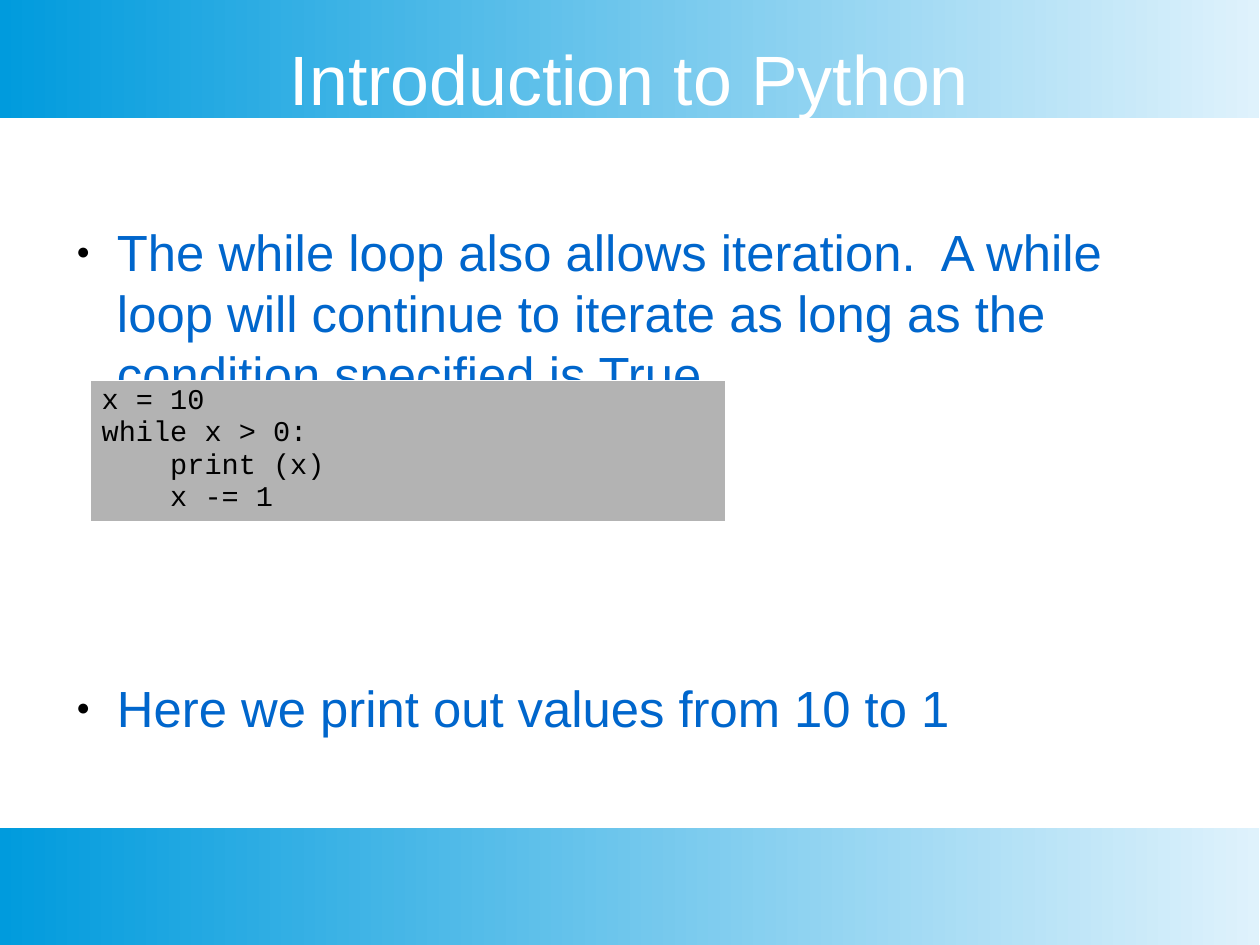
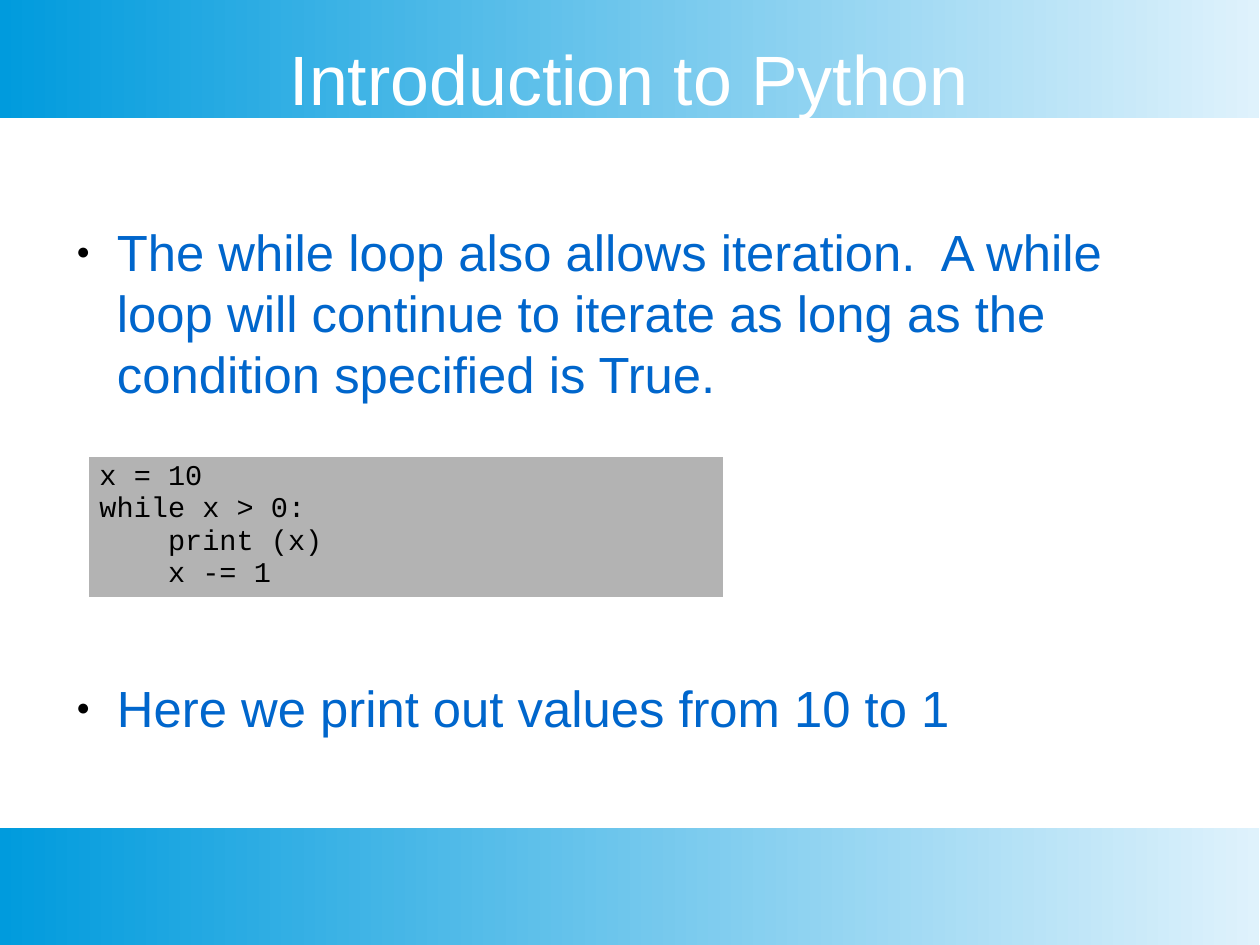
Before and after one commit to chankeypathak/CitiDataScience, a slide deck: slide 40 of docs/Module 1.pptx (slide 35 before the commit). Drawn at 1260x945 pixels with LibreOffice and Linux fonts; fonts in the diff are those of the drawing. Boxes give left, top, right and bottom in pixels: in the first picture for what was removed or moved away, otherwise in the second. Text is boxed around its words. In the diff, an @@ line names an element or a change of style, - is before the commit and + after.

```diff
--- a/docs/Module 1.pptx
+++ b/docs/Module 1.pptx
@@ table moved from (x1=90, y1=380, x2=725, y2=510) to (x1=88, y1=456, x2=723, y2=586) @@
```
Also in this commit, not shown: 12 other slides changed, 9 slides added, 1 slide removed, 7 other files.
